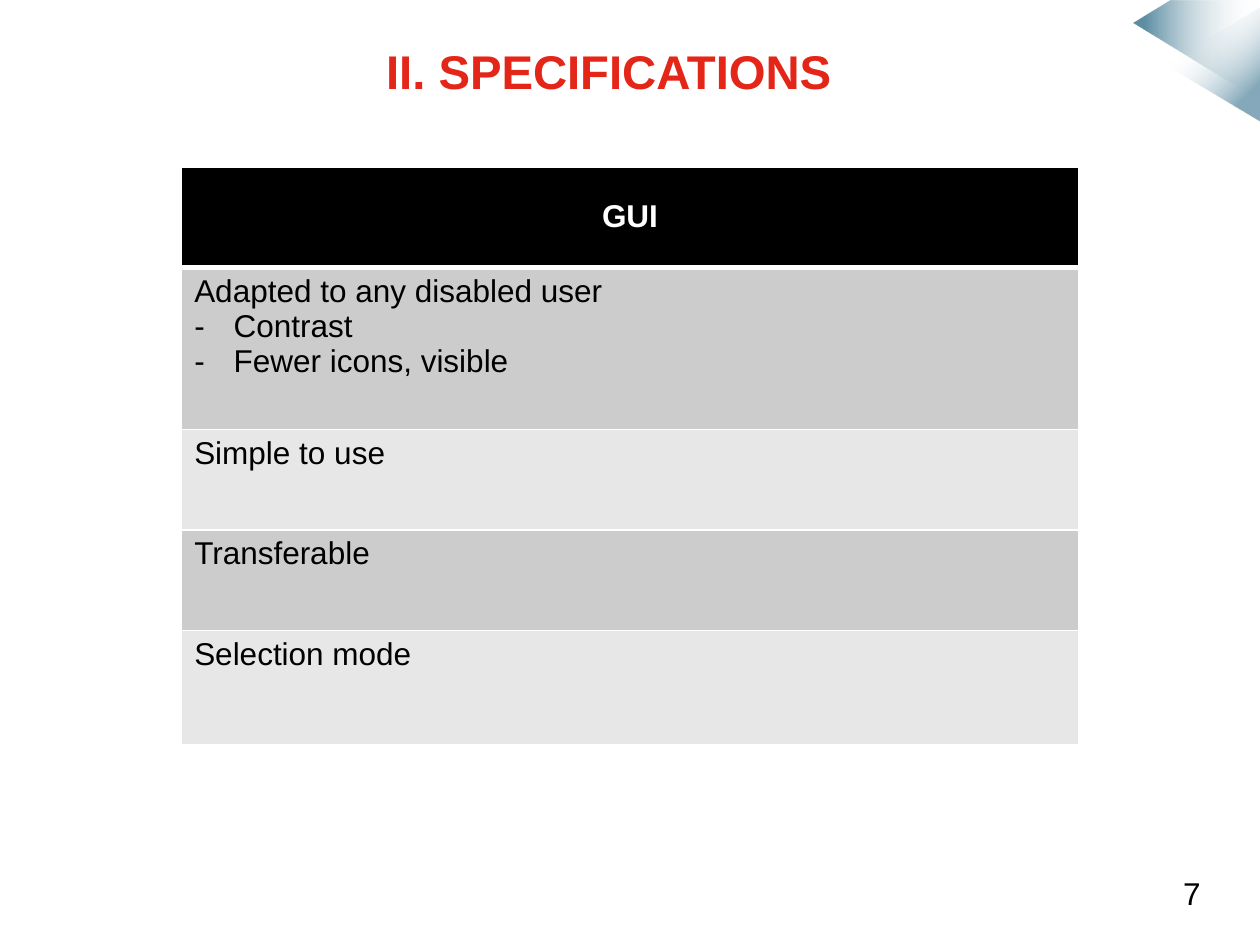
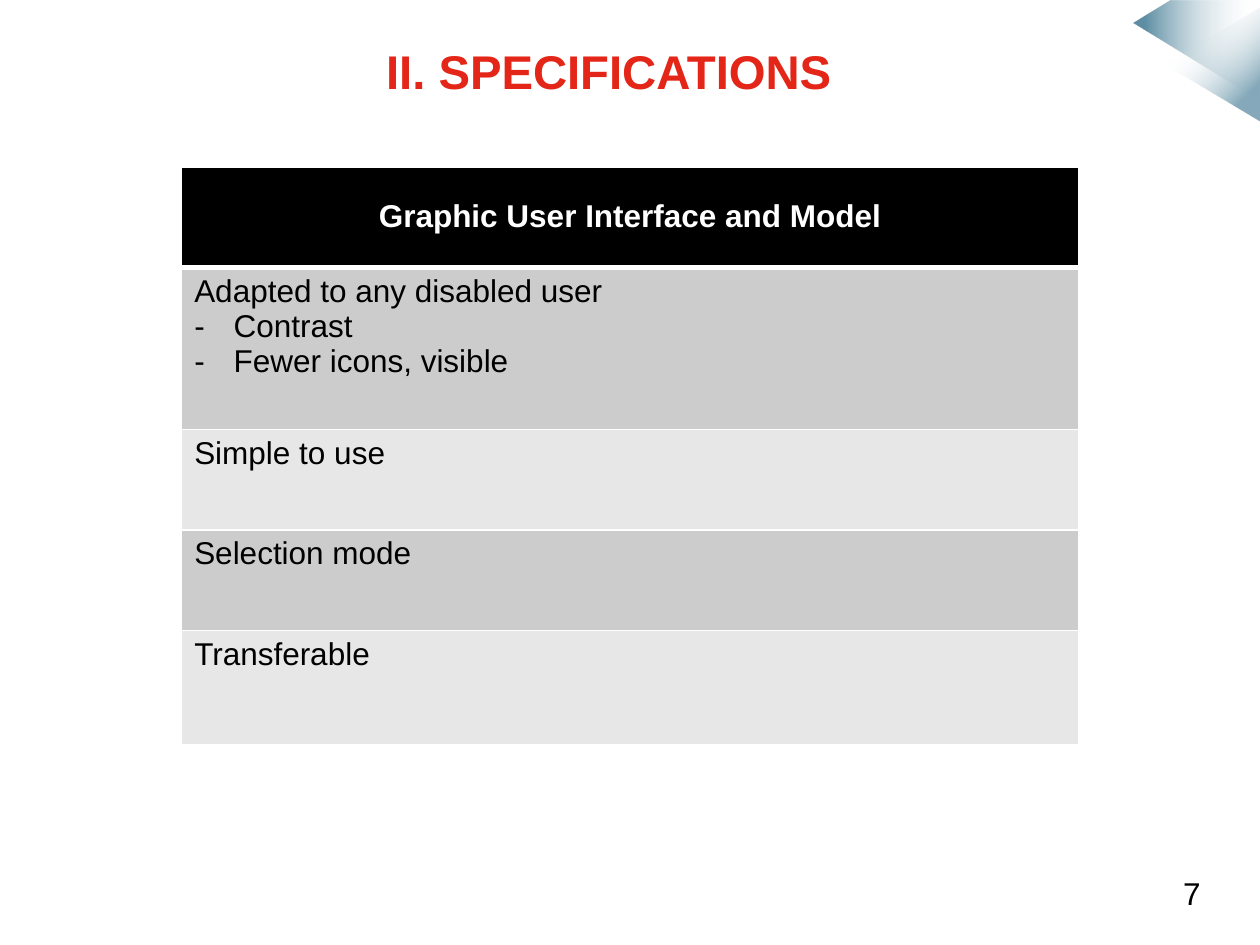
Before and after one commit to mmeven/EP_Domotique_Tablette, a slide deck: slide 7 of Rendu/Diapo_prototype_janvier.pptx. Drawn at 1260x945 pixels with LibreOffice and Linux fonts; fonts in the diff are those of the drawing; background and template pictures are left out. Boxes give left, top, right and bottom in pixels: in the first picture for what was removed or moved away, otherwise in the second. Text is boxed around its words. In the diff, an @@ line names an element or a change of style, - is before the commit and + after.

```diff
--- a/Rendu/Diapo_prototype_janvier.pptx
+++ b/Rendu/Diapo_prototype_janvier.pptx
@@ table at (181,166,1079,743) @@
-row 1, column 1: GUI
+row 1, column 1: Graphic User Interface and Model
+row 4: Selection mode
-row 5: Selection mode
```
Also in this commit, not shown: 8 other slides changed, 1 slide added.
